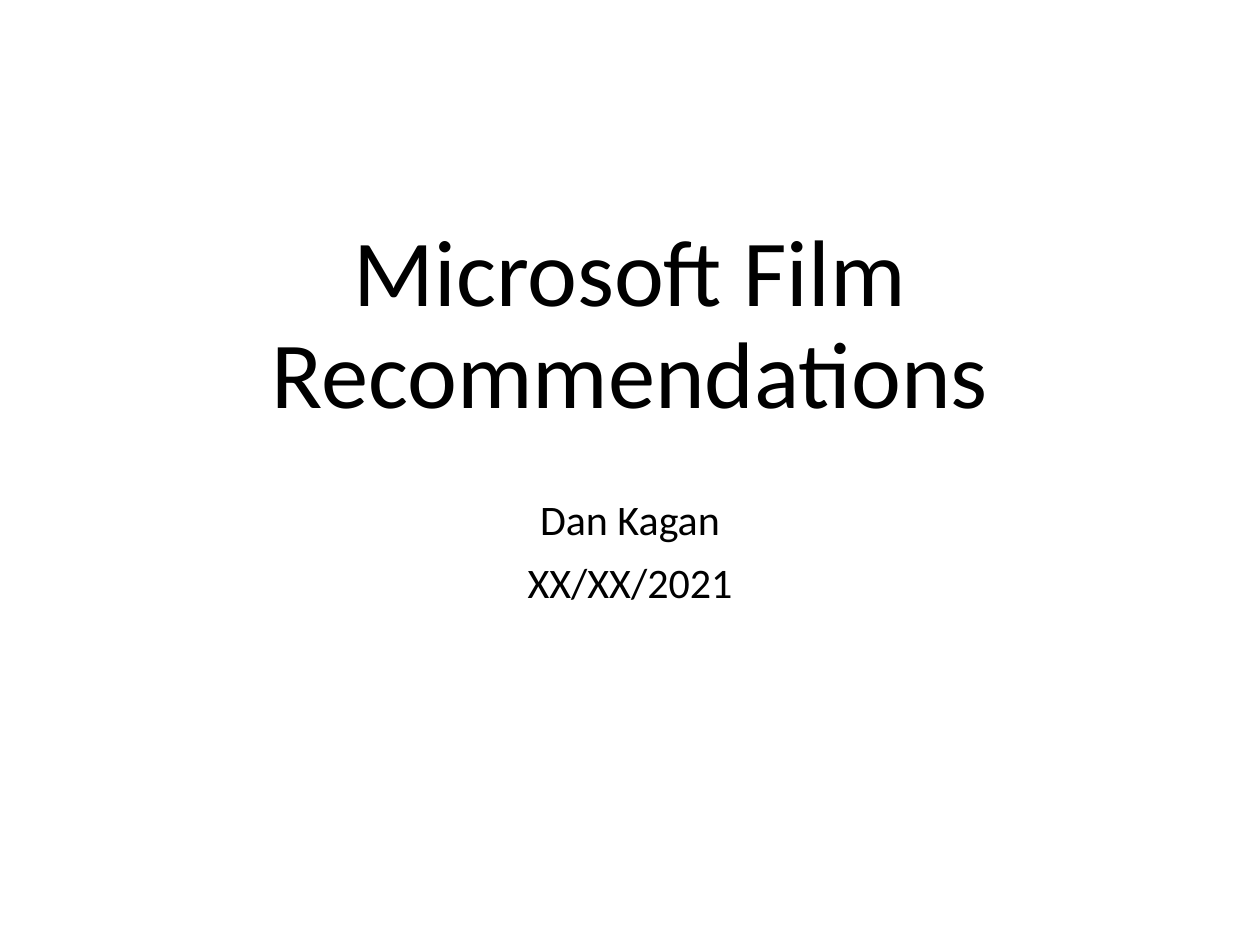
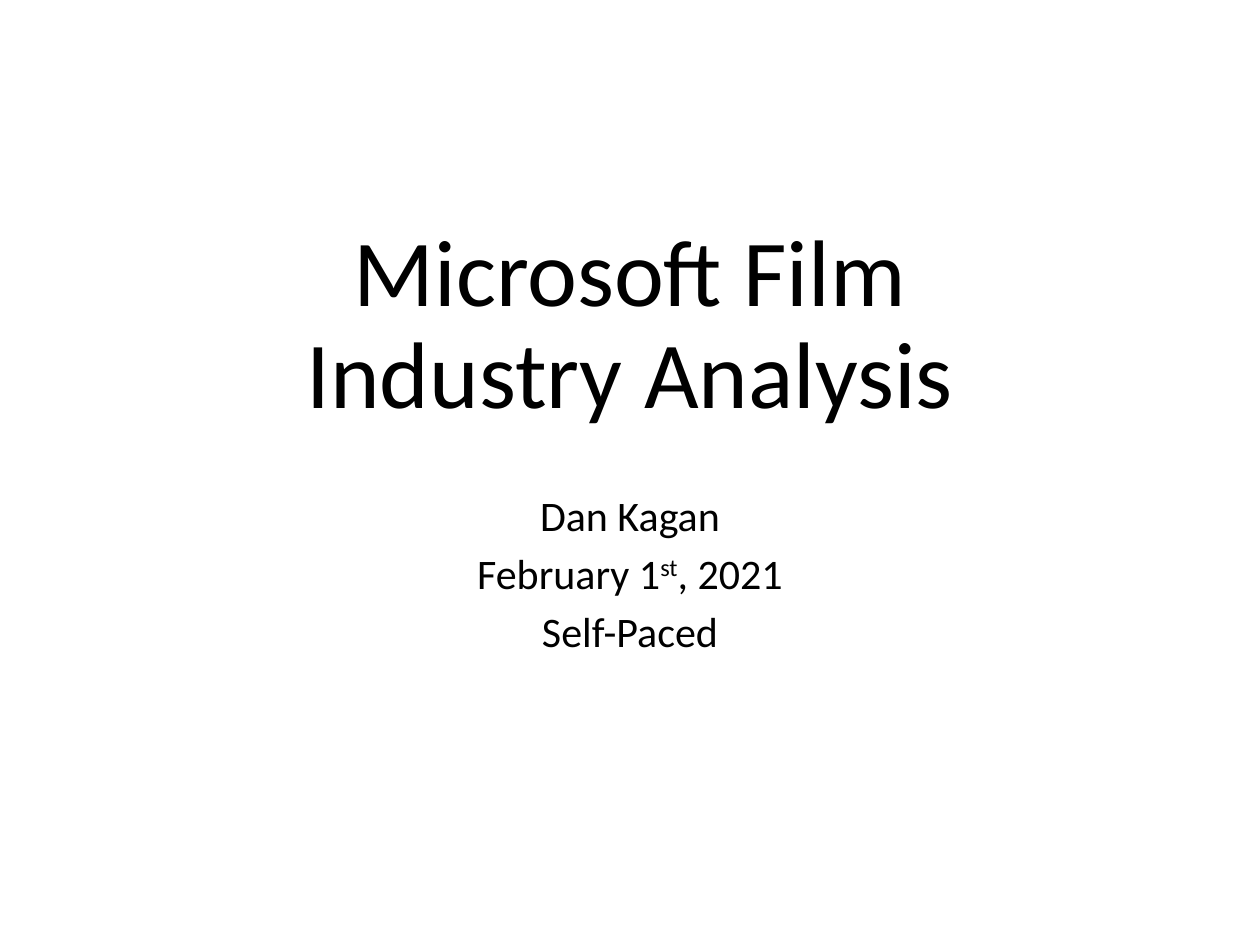
Before and after one commit to kagada01/dsc-mod-1-project-v2-1-online-ds-sp-000, a slide deck: slide 1 of Presentation.pptx. Drawn at 1260x945 pixels with LibreOffice and Linux fonts; fonts in the diff are those of the drawing. Boxes give left, top, right and bottom in pixels: in the first picture for what was removed or moved away, otherwise in the second. Text is boxed around its words. In the diff, an @@ line names an element or a change of style, - is before the commit and + after.

```diff
--- a/Presentation.pptx
+++ b/Presentation.pptx
@@ title at (x1=307, y1=240, x2=953, y2=424): text changed @@
-Microsoft Film Recommendations
+Microsoft Film Industry Analysis
@@ subtitle at (x1=540, y1=504, x2=719, y2=539): line spacing 0.9 to 0.8 @@
@@ subtitle at (x1=477, y1=559, x2=783, y2=648): text changed @@
-XX/XX/2021
+February 1st, 2021
+Self-Paced
```
Also in this commit, not shown: 1 other slide changed, 7 slides added, 2 slides removed, 1 other file.
